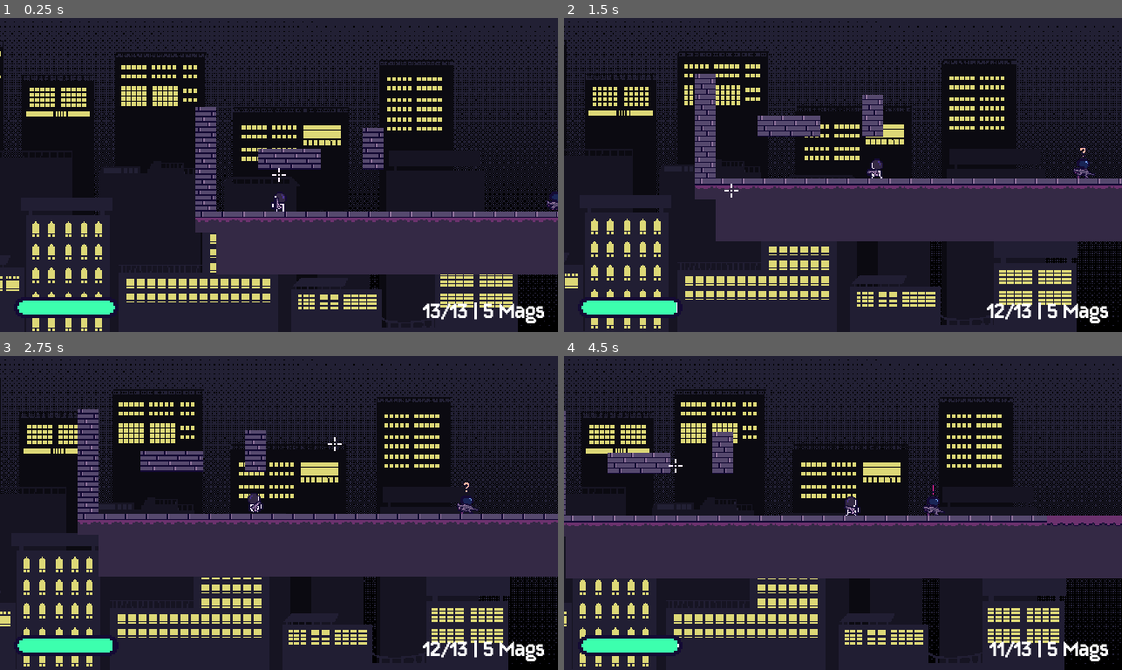
Above: before the commit, frames 1-4 (two rows, left to right).
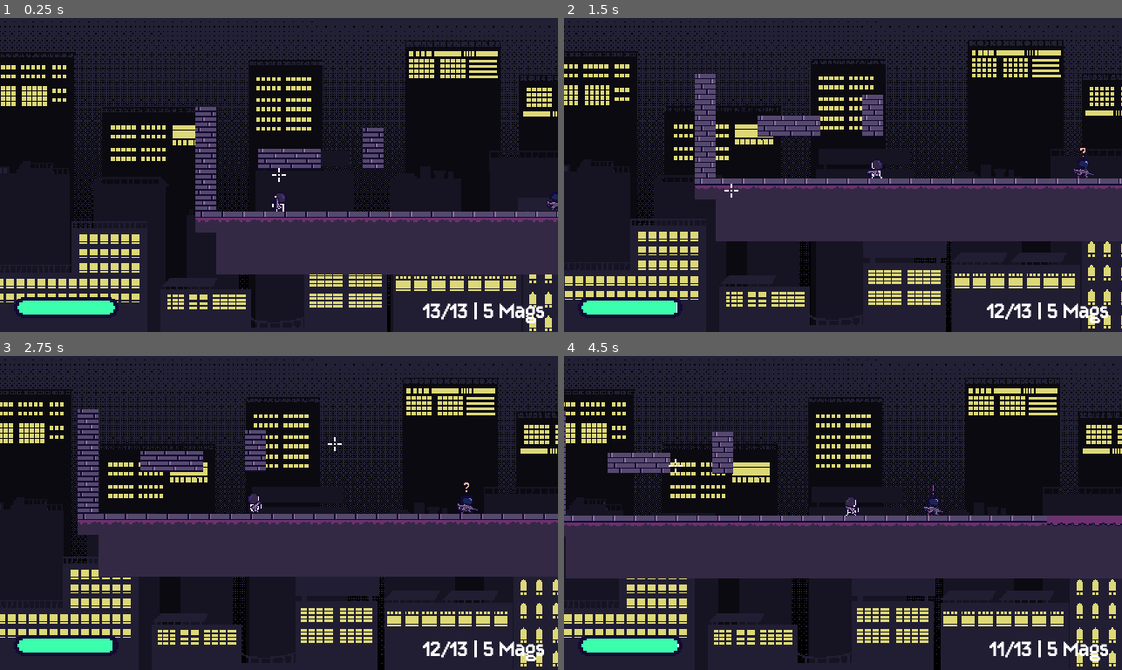
Above: after the commit, the same moments.

Repository: kyteidev/rogueshot
Game: Godot game, scene res://scenes/game_debug.tscn
The game is run twice, just before and just after one commit, with the same random seed, the same clock (stepped at 60 frames per second) and the same inputs.
Inputs (mouse positions are in pixels of both pictures, inside the frame that each line leads up to):
- Up to frame 1 (0.25 s): no input
- Up to frame 2 (1.5 s): move the mouse to (965, 159) at 0.52 s; press the mouse at (965, 159) at 0.53 s; hold D (player_right) from 0.53 s (still down); tap W (player_jump) at 0.77 s; move the mouse to (731, 190) at 1.27 s; release the mouse at (731, 190) at 1.28 s; tap Shift (player_sprint) at 1.35 s
- Up to frame 3 (2.75 s): tap W (player_jump) at 1.52 s; move the mouse to (334, 443) at 2.02 s; release D (player_right) at 2.03 s; hold A (player_left) from 2.03 s (still down); tap 1 (weapon_1) at 2.1 s
- Up to frame 4 (4.5 s): move the mouse to (815, 575) at 2.77 s; release A (player_left) at 2.78 s; hold D (player_right) 2.78-4.28 s; tap 2 (weapon_2) at 2.85 s; tap W (player_jump) at 3.02, 3.77 s; move the mouse to (1010, 560) at 3.52 s; tap Q (weapon_cycle) at 3.6 s; move the mouse to (675, 465) at 4.27 s; hold A (player_left) from 4.28 s (still down); click (675, 465) at 4.35 s

The runs differ from the first frame. In frame 1, 23% of the frame differs, in the area x 0-100%, y 7-100%; in frame 2, 24%; in frame 3, 24%; in frame 4, 24%, in the area x 0-100%, y 6-100%.

Commit message:
fix parallax

Diff:
--- a/scenes/background.tscn
+++ b/scenes/background.tscn
@@ -20,7 +20,7 @@
 
 [node name="Laver1" type="Parallax2D" parent="." unique_id=1781033397]
 scroll_scale = Vector2(0.02, 0.02)
-scroll_offset = Vector2(0, 30)
+scroll_offset = Vector2(-100, 30)
 repeat_size = Vector2(480, 0)
 
 [node name="Sprite2D" type="Sprite2D" parent="Laver1" unique_id=1933524760]
@@ -29,7 +29,7 @@
 
 [node name="Layer2" type="Parallax2D" parent="." unique_id=1749565630]
 scroll_scale = Vector2(0.05, 0.05)
-scroll_offset = Vector2(0, 30)
+scroll_offset = Vector2(-100, 30)
 repeat_size = Vector2(480, 0)
 
 [node name="Sprite2D" type="Sprite2D" parent="Layer2" unique_id=1392360814]
@@ -38,7 +38,7 @@
 
 [node name="Layer3" type="Parallax2D" parent="." unique_id=347219413]
 scroll_scale = Vector2(0.08, 0.08)
-scroll_offset = Vector2(0, 30)
+scroll_offset = Vector2(-100, 30)
 repeat_size = Vector2(480, 0)
 
 [node name="Sprite2D" type="Sprite2D" parent="Layer3" unique_id=209914064]
